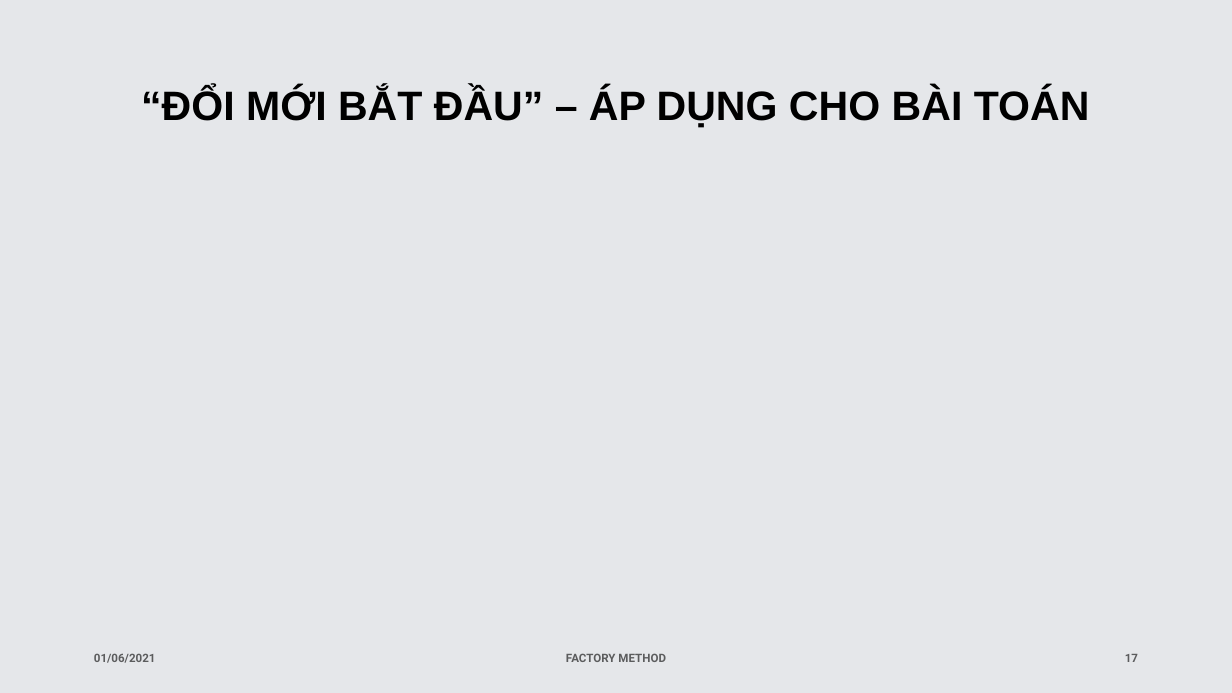
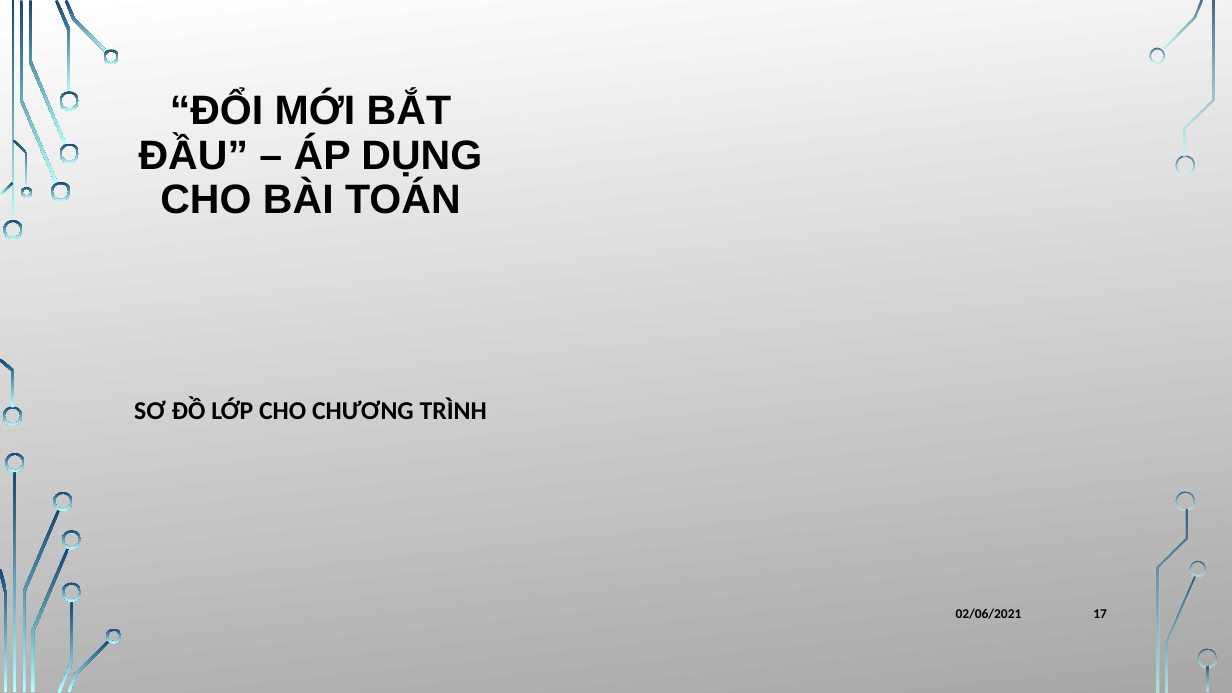
Before and after one commit to KhanhThinh/projects, a slide deck: slide 17 of docs/OOPForLife.pptx. Drawn at 1232x693 pixels with LibreOffice and Linux fonts; fonts in the diff are those of the drawing; background and template pictures are left out. Boxes give left, top, right and bottom in pixels: in the first picture for what was removed or moved away, otherwise in the second. Text is boxed around its words. In the diff, an @@ line names an element or a change of style, - is before the commit and + after.

```diff
--- a/docs/OOPForLife.pptx
+++ b/docs/OOPForLife.pptx
@@ background #000000 to picture (left out) @@
@@ rectangle removed at bbox=[0, 0, 1232, 693] @@
@@ title "“ĐỔI MỚI BẮT ĐẦU” – ..." at bbox=[139, 92, 482, 214]: line spacing 1 to 0.9; vertical alignment middle to bottom @@
@@ text added at bbox=[134, 398, 487, 419], 20 pt, text #000000, bold @@
+SƠ ĐỒ LỚP CHO CHƯƠNG TRÌNH
@@ page number: place and size @@
-page number at bbox=[1125, 654, 1138, 662]
+page number at bbox=[1093, 609, 1107, 618]
@@ page number at bbox=[1093, 609, 1107, 618]: size 9 to 10.5 pt, font Roboto to Calibri, text colour #000000 at 60% opacity to #000000; more space between paragraphs @@
@@ text at bbox=[956, 608, 1022, 619]: text changed; size 9 to 10.5 pt; font Roboto to Calibri; text colour #000000 at 60% opacity to #000000 @@
-01/06/2021
+02/06/2021
@@ text removed at bbox=[566, 653, 666, 662] @@
-FACTORY METHOD
@@ group added at bbox=[0, 0, 1217, 693]: 33 freeform shapes, 3 rectangles @@
```
Also in this commit, not shown: 14 other slides changed, 5 slides added, 4 slides removed, 2 other files.
